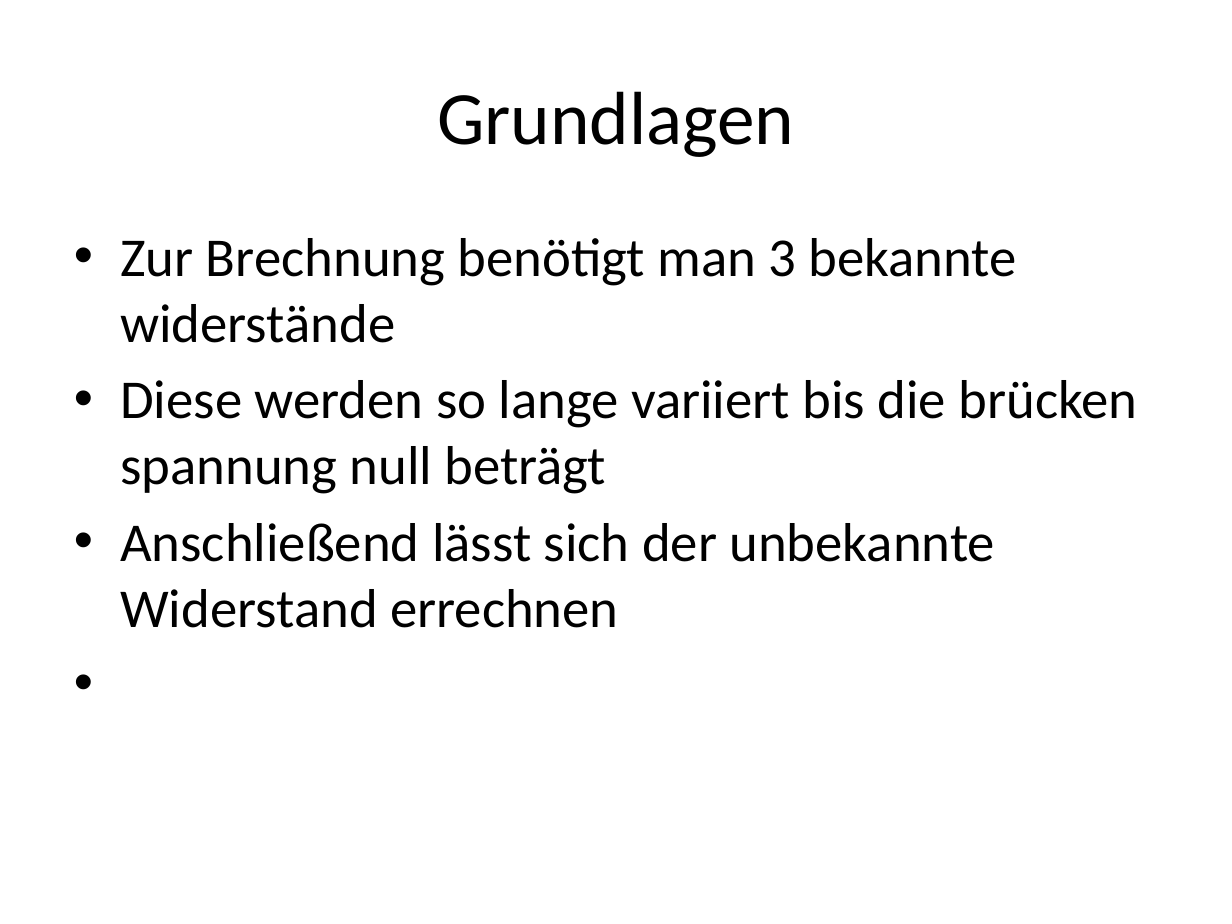
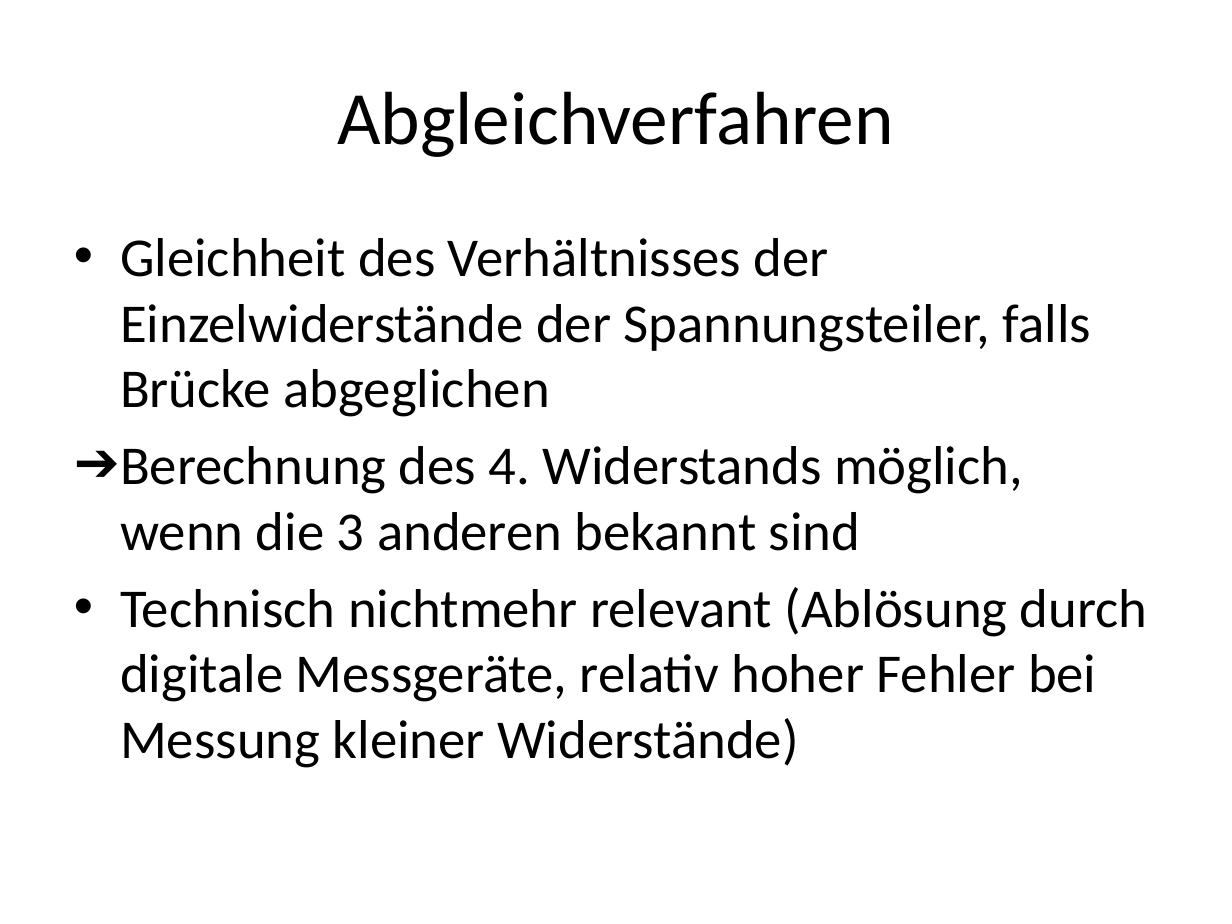
Before and after one commit to Moldavis/foo, a slide deck: slide 7 of Die Wheatstonsche Messbrücke.pptx (slide 5 before the commit). Drawn at 1232x924 pixels with LibreOffice and Linux fonts; fonts in the diff are those of the drawing. Boxes give left, top, right and bottom in pixels: in the first picture for what was removed or moved away, otherwise in the second. Text is boxed around its words. In the diff, an @@ line names an element or a change of style, - is before the commit and + after.

```diff
--- a/Die Wheatstonsche Messbrücke.pptx
+++ b/Die Wheatstonsche Messbrücke.pptx
@@ title at <box>337,91,894,157</box>: text changed @@
-Grundlagen
+Abgleichverfahren
@@ text at <box>120,238,1148,768</box>: text changed @@
-• Zur Brechnung benötigt man 3 bekannte widerstände
-• Diese werden so lange variiert bis die brücken spannung null beträgt
-• Anschließend lässt sich der unbekannte Widerstand errechnen
+• Gleichheit des Verhältnisses der Einzelwiderstände der Spannungsteiler, falls Brücke abgeglichen
+➔ Berechnung des 4. Widerstands möglich, wenn die 3 anderen bekannt sind
+• Technisch nichtmehr relevant (Ablösung durch digitale Messgeräte, relativ hoher Fehler bei Messung kleiner Widerstände)
```
Also in this commit, not shown: 2 other slides changed, 5 slides added, 2 slides removed, 3 other files.
